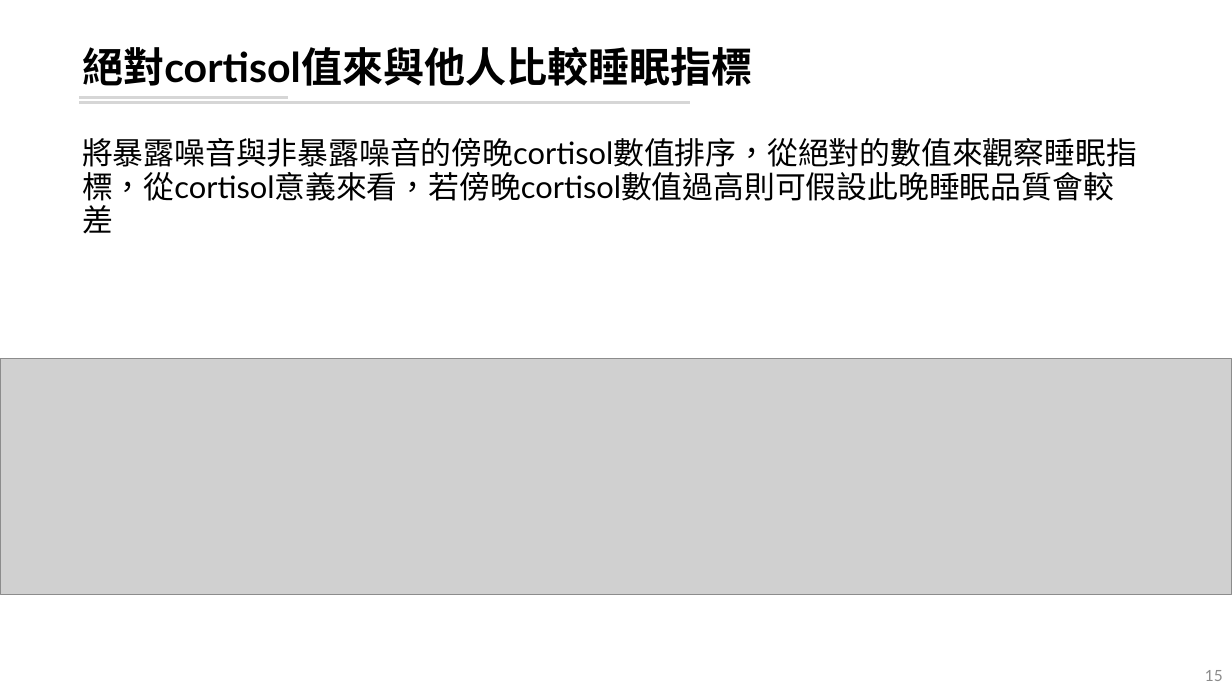
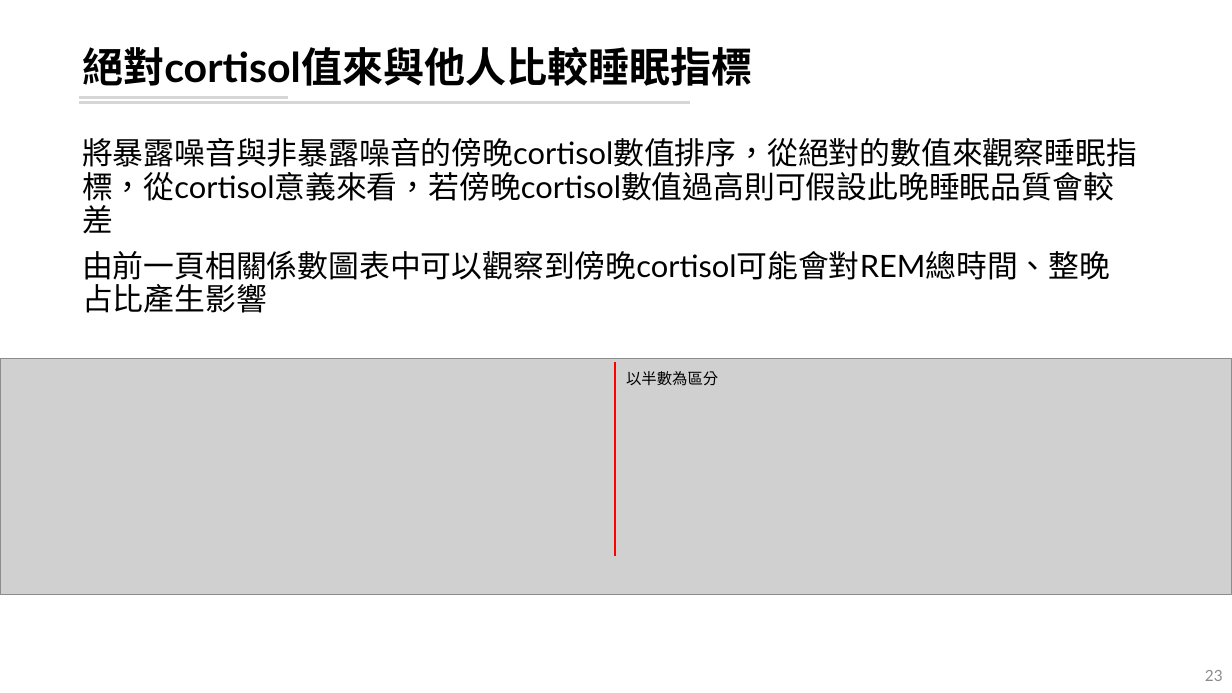
Before and after one commit to leooel97895750/REM_DataMining, a slide deck: slide 23 of 20210804_REM分析.pptx (slide 15 before the commit). Drawn at 1232x693 pixels with LibreOffice and Linux fonts; fonts in the diff are those of the drawing; grey boxes stand for pictures. Boxes give left, top, right and bottom in pixels: in the first picture for what was removed or moved away, otherwise in the second. Text is boxed around its words. In the diff, an @@ line names an element or a change of style, - is before the commit and + after.

```diff
--- a/20210804_REM分析.pptx
+++ b/20210804_REM分析.pptx
@@ text at (82, 251, 1110, 313): paragraph added @@
+由前一頁相關係數圖表中可以觀察到傍晚cortisol可能會對REM總時間、整晚占比產生影響
@@ line added from (616, 556) to (616, 362), #FF0000 1.5 pt @@
@@ text added at (626, 371, 718, 386), 12 pt, text #000000 @@
+以半數為區分
@@ page number at (1205, 670, 1223, 681): text changed @@
-15
+23
```
Also in this commit, not shown: 5 other slides changed, 10 slides added, 3 slides removed, 5 other files.
